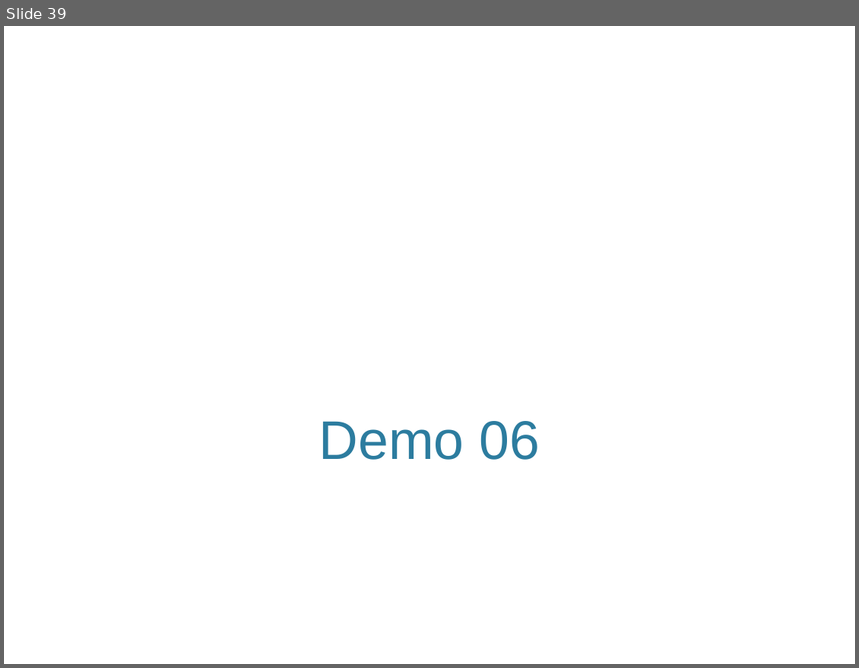
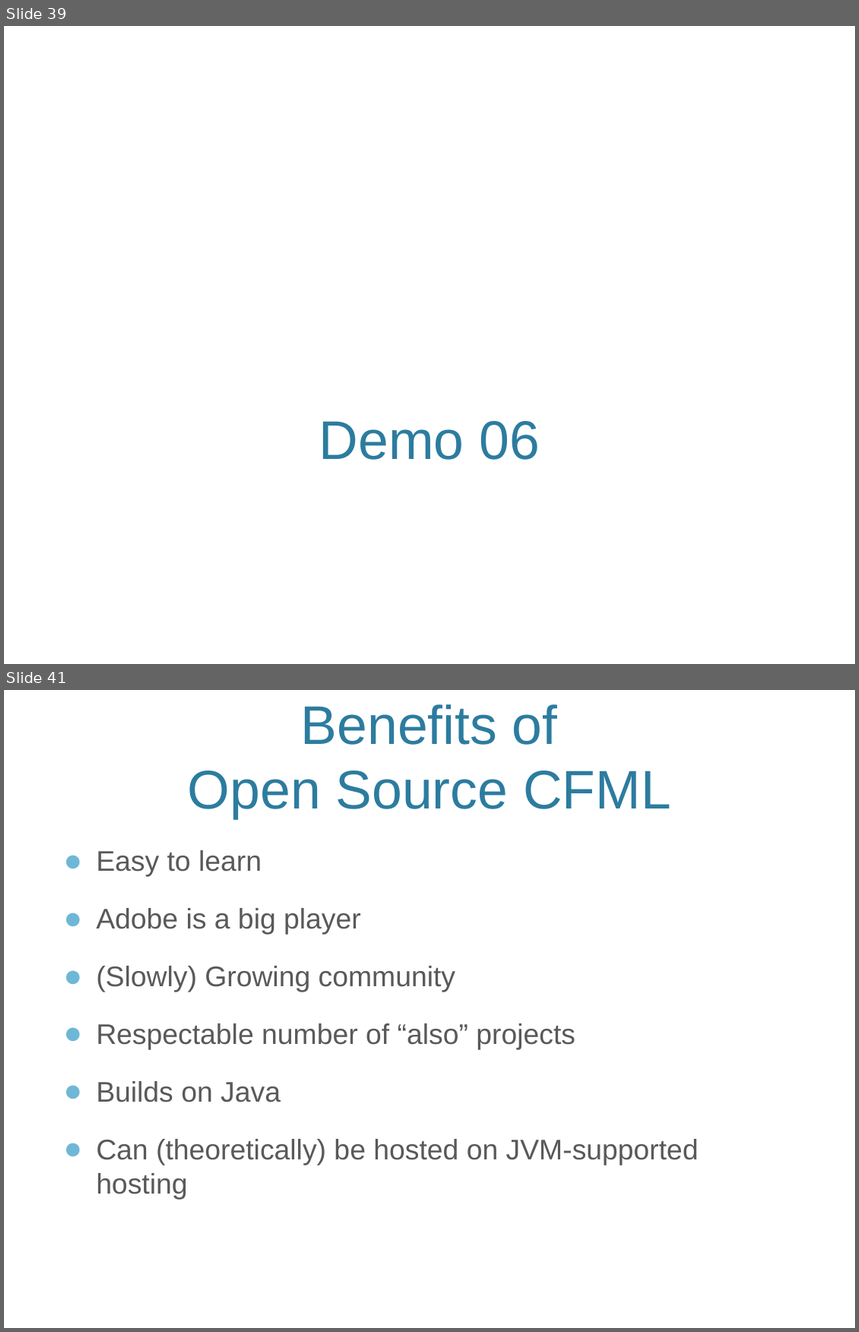
Before and after one commit to awayken/2011sdcodecamp, a slide deck: presentation.pptx. Shown one above the other, each under a label of ours: slide 39 before the commit, slides 39 and 41 after it; the slides between them are not shown. The pictures are 859x668 and 859x1332 pixels, drawn with LibreOffice and Linux fonts; fonts in the diff are those of the drawing; background and template pictures are left out. Boxes give left, top, right and bottom in pixels: in the first picture for what was removed or moved away, otherwise in the second. Text is boxed around its words. In the diff, an @@ line names an element or a change of style, - is before the commit and + after.

```diff
--- a/presentation.pptx
+++ b/presentation.pptx
@@ slide 41 added at <box>4,690,855,1328</box>, background picture (left out) @@
@@ title added at <box>188,704,671,819</box>, 46 pt, text #2C7C9F @@
+Benefits of
+Open Source CFML
@@ text added at <box>96,850,699,1200</box>, 24 pt, text #595959 @@
+● Easy to learn
+● Adobe is a big player
+● (Slowly) Growing community
+● Respectable number of “also” projects
+● Builds on Java
+● Can (theoretically) be hosted on JVM-supported hosting
```
Also in this commit, not shown: 3 other slides added.
